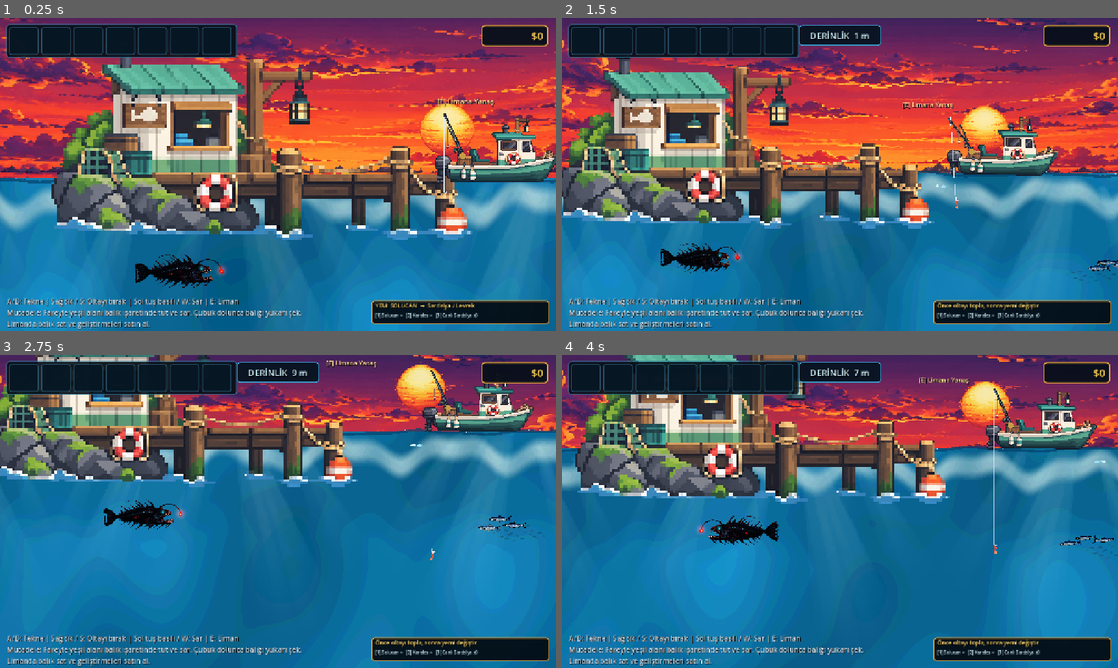
Above: before the commit, frames 1-4 (two rows, left to right).
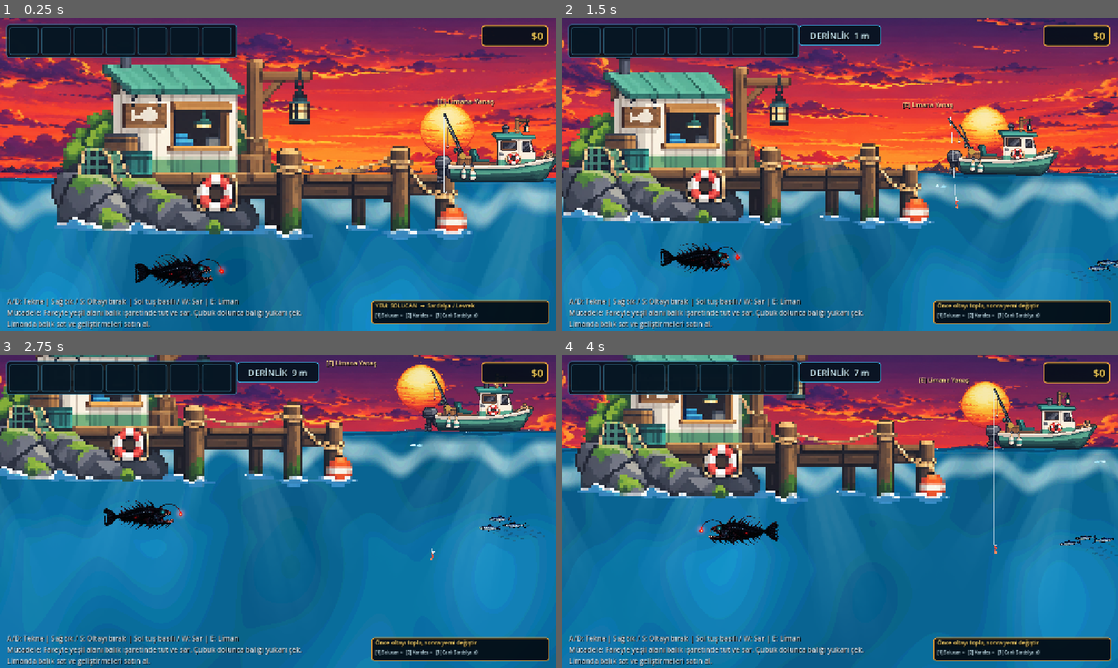
Above: after the commit, the same moments.

Repository: mirackayademir/TinyFisher
Game: Godot game, scene res://scenes/world.tscn
Two runs of this game, one before a commit and one after it. Both use one fixed random seed, a clock stepped at 60 frames per second and the inputs below.
Inputs (mouse positions are in pixels of both pictures, inside the frame that each line leads up to):
- Up to frame 1 (0.25 s): no input
- Up to frame 2 (1.5 s): tap Enter at 0.5 s; move the mouse to (962, 158) at 0.52 s; hold D (move_right) 0.53-1.28 s; tap E (dock) at 0.6 s; click (962, 158) at 0.67 s; move the mouse to (728, 190) at 1.27 s; hold S from 1.28 s (still down); tap 1 at 1.35 s
- Up to frame 3 (2.75 s): move the mouse to (333, 442) at 2.02 s; release S at 2.03 s; hold D (move_right) from 2.03 s (still down); tap 2 at 2.1 s
- Up to frame 4 (4 s): move the mouse to (812, 574) at 2.77 s; release D (move_right) at 2.78 s; hold W 2.78-3.53 s; tap 3 at 2.85 s; click (812, 574) at 2.92 s; move the mouse to (1006, 558) at 3.52 s; hold A (move_left) from 3.53 s (still down); tap E (dock) at 3.6 s

The runs differ from the first frame. In frame 1, 0.7% of the frame differs, in the area x 0-100%, y 0-54%; in frame 2, 0.7%, in the area x 0-100%, y 0-49%; in frame 3, 0.4%; in frame 4, 0.3%.

Commit message:
Adapt surface environment layers to compact map bounds

Diff:
--- a/scenes/environment_layers.gd
+++ b/scenes/environment_layers.gd
@@ -1,16 +1,14 @@
 extends Node
 
 # TinyFisher katmanli dunya altyapisi.
-# 36 environment gorseli TEK TEK eklenecek.
-# Aktif: 1) sky_base_01.png  2) sun_01_TEMP.png  3) horizon_land_01.png
-#        4) ocean_surface_base_01.png  5) wave_back_01.png  6) wave_front_01.png
-#        7) surface_foam_01.png
+# Surface 1-7/36 burada tutulur. Harita sinirlari artik Water node'undan okunur;
+# eski 12000 px sabit dunya genisligi kullanilmaz.
 
 const ENV_ROOT_NAME: String = "EnvironmentLayers"
 const DECOR_SEED: int = 9042026
 const WATER_SURFACE_Y: float = 360.0
-const WORLD_LEFT_X: float = -1000.0
-const WORLD_RIGHT_X: float = 11000.0
+const FALLBACK_LEFT_X: float = -1000.0
+const FALLBACK_RIGHT_X: float = 4500.0
 
 const SKY_BOTTOM_CROP_PX: float = 14.0
 const SKY_WATER_OVERLAP_PX: float = 42.0
@@ -47,13 +45,11 @@
 var _world: Node2D = null
 var _environment_root: Node2D = null
 var _layers: Dictionary = {}
-var _rng: RandomNumberGenerator = RandomNumberGenerator.new()
 
 
 func _ready() -> void:
 	process_mode = Node.PROCESS_MODE_ALWAYS
-	_rng.seed = DECOR_SEED
-	print("ENVIRONMENT LAYERS V14: SURFACE FOAM 7/36")
+	print("ENVIRONMENT LAYERS V15: COMPACT MAP / SURFACE 7/36")
 
 
 func _process(_delta: float) -> void:
@@ -93,7 +89,9 @@
 	_build_wave_back_only()
 	_build_wave_front_only()
 	_build_surface_foam_only()
-	print("ENVIRONMENT: 7/36 aktif")
+
+	var bounds: Vector2 = _world_bounds()
+	print("ENVIRONMENT: 7/36 aktif / bounds=", bounds.x, "..", bounds.y)
 
 
 func _prepare_base_layer_order() -> void:
@@ -131,10 +129,6 @@
 	_register_layer("RuntimeDecor", _ensure_node2d(_environment_root, "RuntimeDecor", 0))
 
 
-# -----------------------------------------------------------------------------
-# GORSEL 1 / 36 - SKY
-# -----------------------------------------------------------------------------
-
 func _build_sky_only() -> void:
 	var layer: Node2D = get_layer("SkyBaseLayer")
 	if layer == null or layer.get_node_or_null("SkyBaseArt") != null:
@@ -163,10 +157,6 @@
 	_add_tiled_strip(root, cropped_texture, scale_factor, center_y, null, 1.0)
 
 
-# -----------------------------------------------------------------------------
-# GORSEL 2 / 36 - SUN
-# -----------------------------------------------------------------------------
-
 func _build_sun_only() -> void:
 	var layer: Node2D = get_layer("SunLayer")
 	if layer == null or layer.get_node_or_null("SunArt") != null:
@@ -184,17 +174,13 @@
 	var sprite: Sprite2D = Sprite2D.new()
 	sprite.name = "SunArt"
 	sprite.texture = texture
-	sprite.texture_filter = CanvasItem.TEXTURE_FILTER_NEAREST
+	sprite.texture_filter = CanvasItem.TEXTURE_FILTER_LINEAR
 	sprite.position = Vector2(1060.0, 235.0)
 	sprite.scale = Vector2.ONE * fit_scale
 	sprite.modulate = Color(1.0, 1.0, 1.0, 0.94)
 	layer.add_child(sprite)
 
 
-# -----------------------------------------------------------------------------
-# GORSEL 3 / 36 - HORIZON LAND
-# -----------------------------------------------------------------------------
-
 func _build_horizon_only() -> void:
 	var layer: Node2D = get_layer("HorizonLandLayer")
 	if layer == null or layer.get_node_or_null("HorizonLandArt") != null:
@@ -217,10 +203,6 @@
 	var center_y: float = WATER_SURFACE_Y - target_height * 0.5 + 22.0
 	_add_tiled_strip(root, texture, scale_factor, center_y, null, 1.0, Color(0.78, 0.80, 0.92, 0.82))
 
-
-# -----------------------------------------------------------------------------
-# GORSEL 4 / 36 - OCEAN SURFACE BASE
-# -----------------------------------------------------------------------------
 
 func _build_ocean_surface_only() -> void:
 	var layer: Node2D = get_layer("OceanSurfaceLayer")
@@ -254,22 +236,19 @@
 	var fade_material: ShaderMaterial = ShaderMaterial.new()
 	fade_material.shader = fade_shader
 
-	var world_width: float = WORLD_RIGHT_X - WORLD_LEFT_X
+	var bounds: Vector2 = _world_bounds()
+	var world_width: float = bounds.y - bounds.x
 	var target_height: float = 44.0
 
 	var sprite: Sprite2D = Sprite2D.new()
 	sprite.name = "OceanSurfaceSingleStrip"
 	sprite.texture = texture
-	sprite.texture_filter = CanvasItem.TEXTURE_FILTER_NEAREST
+	sprite.texture_filter = CanvasItem.TEXTURE_FILTER_LINEAR
 	sprite.material = fade_material
-	sprite.position = Vector2(WORLD_LEFT_X + world_width * 0.5, WATER_SURFACE_Y + target_height * 0.5)
+	sprite.position = Vector2(bounds.x + world_width * 0.5, WATER_SURFACE_Y + target_height * 0.5)
 	sprite.scale = Vector2(world_width / texture_size.x, target_height / texture_size.y)
 	root.add_child(sprite)
 
-
-# -----------------------------------------------------------------------------
-# GORSEL 5 / 36 - WAVE BACK
-# -----------------------------------------------------------------------------
 
 func _build_wave_back_only() -> void:
 	var layer: Node2D = get_layer("WaveBackLayer")
@@ -288,30 +267,26 @@
 	root.name = "WaveBackArt"
 	layer.add_child(root)
 
+	var bounds: Vector2 = _world_bounds()
 	var target_height: float = 30.0
 	var y_scale: float = target_height / texture_size.y
 	var tile_width: float = texture_size.x
 	var center_y: float = WATER_SURFACE_Y - 7.0
-	var x: float = WORLD_LEFT_X + tile_width * 0.5
+	var x: float = bounds.x + tile_width * 0.5
 	var tile_index: int = 0
 
-	while x < WORLD_RIGHT_X + tile_width * 0.5:
+	while x < bounds.y + tile_width * 0.5:
 		var sprite: Sprite2D = Sprite2D.new()
 		sprite.name = "WaveBack_%02d" % tile_index
 		sprite.texture = texture
-		sprite.texture_filter = CanvasItem.TEXTURE_FILTER_NEAREST
+		sprite.texture_filter = CanvasItem.TEXTURE_FILTER_LINEAR
 		sprite.position = Vector2(x, center_y)
 		sprite.scale = Vector2(-1.0 if tile_index % 2 == 1 else 1.0, y_scale)
 		sprite.modulate = Color(0.84, 0.94, 1.0, 0.34)
 		root.add_child(sprite)
-
-		x += tile_width - 2.0
+		x += maxf(tile_width - 2.0, 1.0)
 		tile_index += 1
 
-
-# -----------------------------------------------------------------------------
-# GORSEL 6 / 36 - WAVE FRONT
-# -----------------------------------------------------------------------------
 
 func _build_wave_front_only() -> void:
 	var layer: Node2D = get_layer("WaveFrontLayer")
@@ -330,31 +305,27 @@
 	root.name = "WaveFrontArt"
 	layer.add_child(root)
 
+	var bounds: Vector2 = _world_bounds()
 	var target_height: float = 24.0
 	var x_scale: float = 1.10
 	var y_scale: float = target_height / texture_size.y
 	var tile_width: float = texture_size.x * x_scale
 	var center_y: float = WATER_SURFACE_Y + 5.0
-	var x: float = WORLD_LEFT_X + tile_width * 0.5
+	var x: float = bounds.x + tile_width * 0.5
 	var tile_index: int = 0
 
-	while x < WORLD_RIGHT_X + tile_width * 0.5:
+	while x < bounds.y + tile_width * 0.5:
 		var sprite: Sprite2D = Sprite2D.new()
 		sprite.name = "WaveFront_%02d" % tile_index
 		sprite.texture = texture
-		sprite.texture_filter = CanvasItem.TEXTURE_FILTER_NEAREST
+		sprite.texture_filter = CanvasItem.TEXTURE_FILTER_LINEAR
 		sprite.position = Vector2(x, center_y)
 		sprite.scale = Vector2((-x_scale) if tile_index % 2 == 1 else x_scale, y_scale)
 		sprite.modulate = Color(0.90, 0.98, 1.0, 0.46)
 		root.add_child(sprite)
-
-		x += tile_width - 3.0
+		x += maxf(tile_width - 3.0, 1.0)
 		tile_index += 1
 
-
-# -----------------------------------------------------------------------------
-# GORSEL 7 / 36 - SURFACE FOAM
-# -----------------------------------------------------------------------------
 
 func _build_surface_foam_only() -> void:
 	var layer: Node2D = get_layer("SurfaceFoamLayer")
@@ -365,27 +336,7 @@
 	if source_texture == null:
 		return
 
-	var texture_size: Vector2 = source_texture.get_size()
-	if texture_size.x <= 0.0 or texture_size.y <= 0.0:
-		return
-
-	# Yatay genisligin tamami korunur. Sadece PNG icindeki bos ust/alt alan kirpilir;
-	# boylece onceki deniz dokusunda yasanan kisa-tekrar sorunu burada olusmaz.
-	var foam_texture: Texture2D = source_texture
-	var source_image: Image = source_texture.get_image()
-	if source_image != null and not source_image.is_empty():
-		var used_rect: Rect2i = source_image.get_used_rect()
-		if used_rect.size.y > 0 and used_rect.size.y < int(texture_size.y):
-			var cropped_texture: AtlasTexture = AtlasTexture.new()
-			cropped_texture.atlas = source_texture
-			cropped_texture.region = Rect2(
-				0.0,
-				float(used_rect.position.y),
-				texture_size.x,
-				float(used_rect.size.y)
-			)
-			foam_texture = cropped_texture
-
+	var foam_texture: Texture2D = _crop_to_used_alpha(source_texture)
 	var foam_size: Vector2 = foam_texture.get_size()
 	if foam_size.x <= 0.0 or foam_size.y <= 0.0:
 		return
@@ -394,27 +345,25 @@
 	root.name = "SurfaceFoamArt"
 	layer.add_child(root)
 
-	# Kopuk ana beyaz hareketli dalganin hemen altinda, ince ve hafif kalir.
-	# 2048 px'lik uzun parcalar kullanildigi icin ekranda kisa desen tekrari gorunmez.
+	var bounds: Vector2 = _world_bounds()
 	var target_height: float = 16.0
 	var x_scale: float = 1.08
 	var y_scale: float = target_height / foam_size.y
 	var tile_width: float = foam_size.x * x_scale
 	var center_y: float = WATER_SURFACE_Y + 7.0
-	var x: float = WORLD_LEFT_X + tile_width * 0.5
+	var x: float = bounds.x + tile_width * 0.5
 	var tile_index: int = 0
 
-	while x < WORLD_RIGHT_X + tile_width * 0.5:
+	while x < bounds.y + tile_width * 0.5:
 		var sprite: Sprite2D = Sprite2D.new()
 		sprite.name = "SurfaceFoam_%02d" % tile_index
 		sprite.texture = foam_texture
-		sprite.texture_filter = CanvasItem.TEXTURE_FILTER_NEAREST
+		sprite.texture_filter = CanvasItem.TEXTURE_FILTER_LINEAR
 		sprite.position = Vector2(x, center_y)
 		sprite.scale = Vector2((-x_scale) if tile_index % 2 == 1 else x_scale, y_scale)
 		sprite.modulate = Color(0.96, 1.0, 1.0, 0.52)
 		root.add_child(sprite)
-
-		x += tile_width - 3.0
+		x += maxf(tile_width - 3.0, 1.0)
 		tile_index += 1
 
 
@@ -431,32 +380,65 @@
 	if texture_size.x <= 0.0 or texture_size.y <= 0.0:
 		return
 
+	var bounds: Vector2 = _world_bounds()
 	var tile_width: float = maxf(texture_size.x * scale_factor, 1.0)
 	var step_width: float = maxf(tile_width - overlap_px, 1.0)
-	var x: float = WORLD_LEFT_X + tile_width * 0.5
+	var x: float = bounds.x + tile_width * 0.5
 	var tile_index: int = 0
 
-	while x < WORLD_RIGHT_X + tile_width:
+	while x < bounds.y + tile_width:
 		var sprite: Sprite2D = Sprite2D.new()
 		sprite.name = "Tile_%02d" % tile_index
 		sprite.texture = texture
-		sprite.texture_filter = CanvasItem.TEXTURE_FILTER_NEAREST
+		sprite.texture_filter = CanvasItem.TEXTURE_FILTER_LINEAR
 		sprite.position = Vector2(x, center_y)
 		sprite.scale = Vector2.ONE * scale_factor
 		sprite.modulate = tint
 		if material != null:
 			sprite.material = material
 		root.add_child(sprite)
-
 		x += step_width
 		tile_index += 1
+
+
+func _crop_to_used_alpha(source_texture: Texture2D) -> Texture2D:
+	var source_size: Vector2 = source_texture.get_size()
+	var source_image: Image = source_texture.get_image()
+	if source_image == null or source_image.is_empty():
+		return source_texture
+
+	var used_rect: Rect2i = source_image.get_used_rect()
+	if used_rect.size.x <= 0 or used_rect.size.y <= 0:
+		return source_texture
+	if used_rect.size.x >= int(source_size.x) and used_rect.size.y >= int(source_size.y):
+		return source_texture
+
+	var cropped: AtlasTexture = AtlasTexture.new()
+	cropped.atlas = source_texture
+	cropped.region = Rect2(
+		float(used_rect.position.x),
+		float(used_rect.position.y),
+		float(used_rect.size.x),
+		float(used_rect.size.y)
+	)
+	return cropped
+
+
+func _world_bounds() -> Vector2:
+	if _world != null:
+		var water: Control = _world.get_node_or_null("Water") as Control
+		if water != null:
+			var left: float = water.position.x
+			var right: float = water.position.x + water.size.x
+			if right - left >= 1280.0:
+				return Vector2(left, right)
+	return Vector2(FALLBACK_LEFT_X, FALLBACK_RIGHT_X)
 
 
 func _load_texture(path: String) -> Texture2D:
 	if not ResourceLoader.exists(path):
 		push_warning("ENVIRONMENT asset bulunamadi: " + path)
 		return null
-
 	var texture: Texture2D = load(path) as Texture2D
 	if texture == null:
 		push_warning("ENVIRONMENT texture yuklenemedi: " + path)
@@ -517,9 +499,9 @@
 		ZONE_DEEP:
 			return Vector2(50.0, 80.0)
 		ZONE_ABYSS:
-			return Vector2(80.0, 100.0)
+			return Vector2(80.0, 140.0)
 		_:
-			return Vector2(0.0, 100.0)
+			return Vector2(0.0, 140.0)
 
 
 func get_zone_density(zone: String) -> float:
@@ -543,7 +525,8 @@
 
 
 func get_safe_horizontal_spawn_range() -> Vector2:
-	return Vector2(1400.0, WORLD_RIGHT_X - 300.0)
+	var bounds: Vector2 = _world_bounds()
+	return Vector2(maxf(bounds.x + 1400.0, bounds.x), bounds.y - 300.0)
 
 
 func get_surface_y() -> float:
